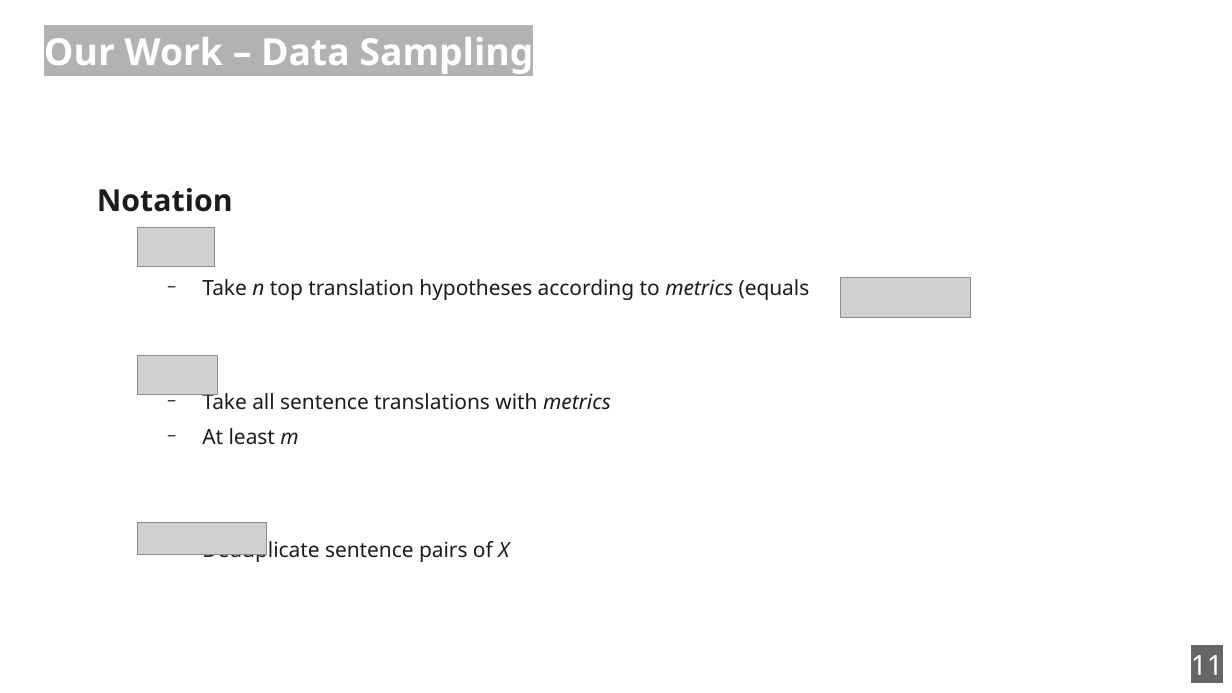
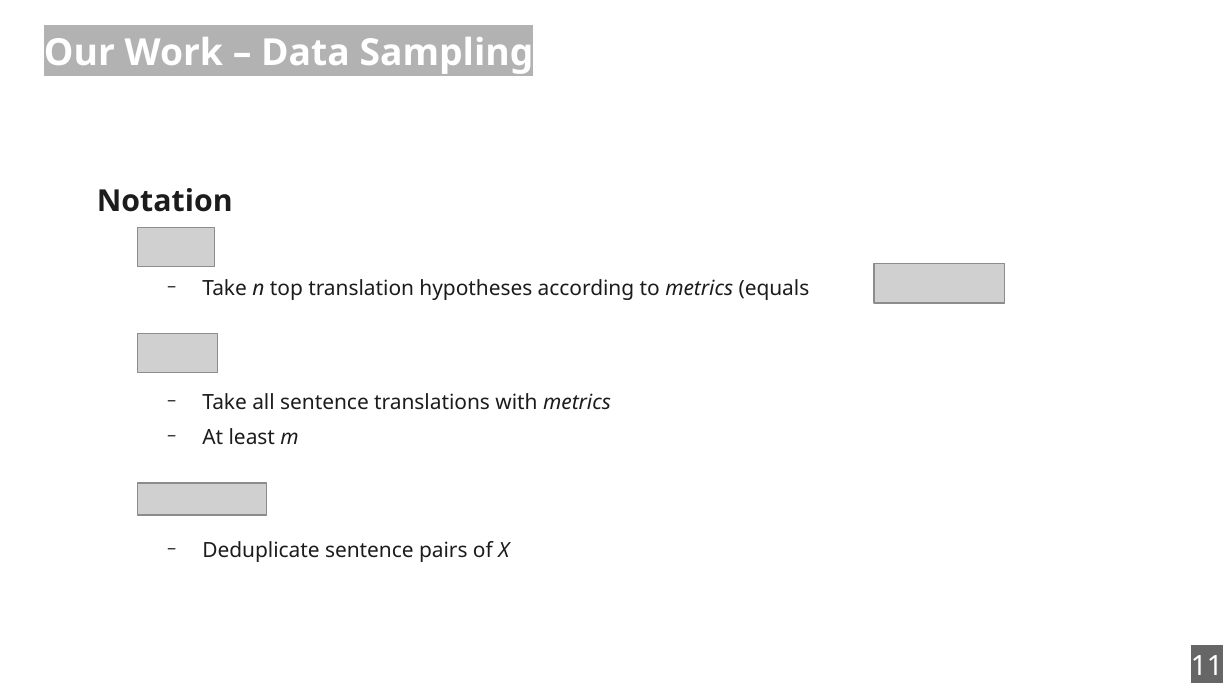
Before and after one commit to zouharvi/reference-mt-distill, a slide deck: slide 11 of meta/final_presentation.odp. Drawn at 1232x693 pixels with LibreOffice and Linux fonts; fonts in the diff are those of the drawing; grey boxes stand for pictures. Boxes give left, top, right and bottom in pixels: in the first picture for what was removed or moved away, otherwise in the second. Text is boxed around its words. In the diff, an @@ line names an element or a change of style, - is before the commit and + after.

Commit message:
final presentation

```diff
--- a/meta/final_presentation.odp
+++ b/meta/final_presentation.odp
@@ picture: place and size @@
-picture at box(841, 278, 972, 318)
+picture at box(874, 264, 1005, 303)
@@ picture: place and size @@
-picture at box(138, 356, 218, 395)
+picture at box(138, 333, 218, 372)
@@ picture: place and size @@
-picture at box(138, 523, 266, 556)
+picture at box(138, 483, 266, 515)
```
Also in this commit, not shown: 1 other slide changed.
